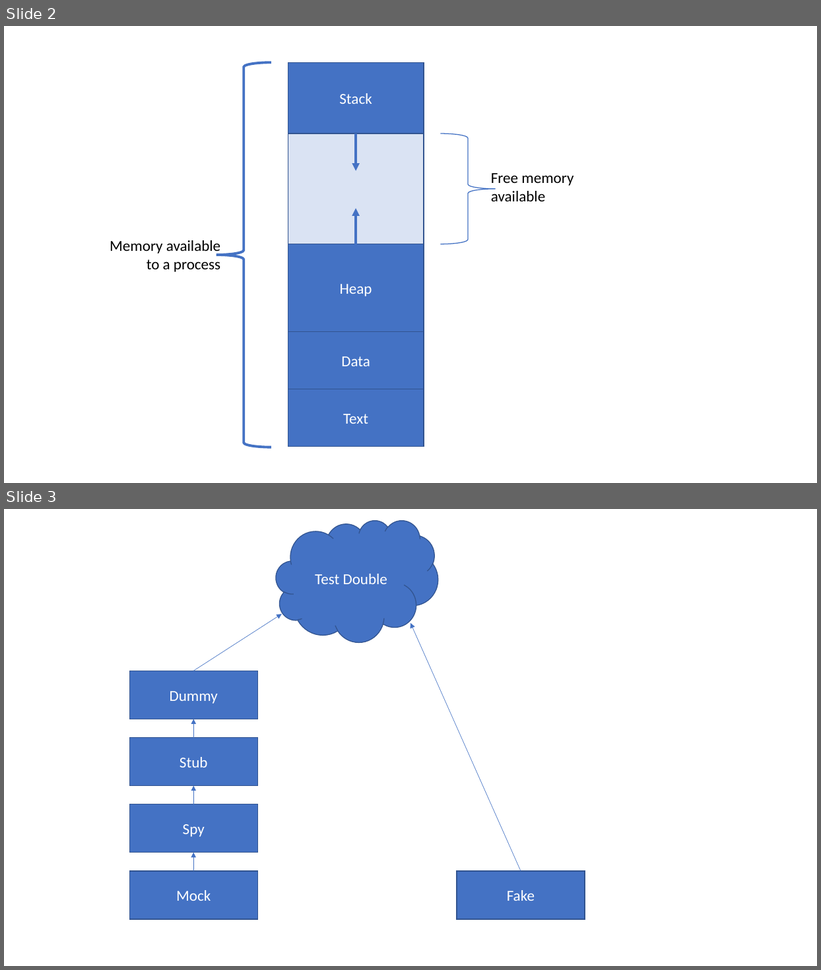
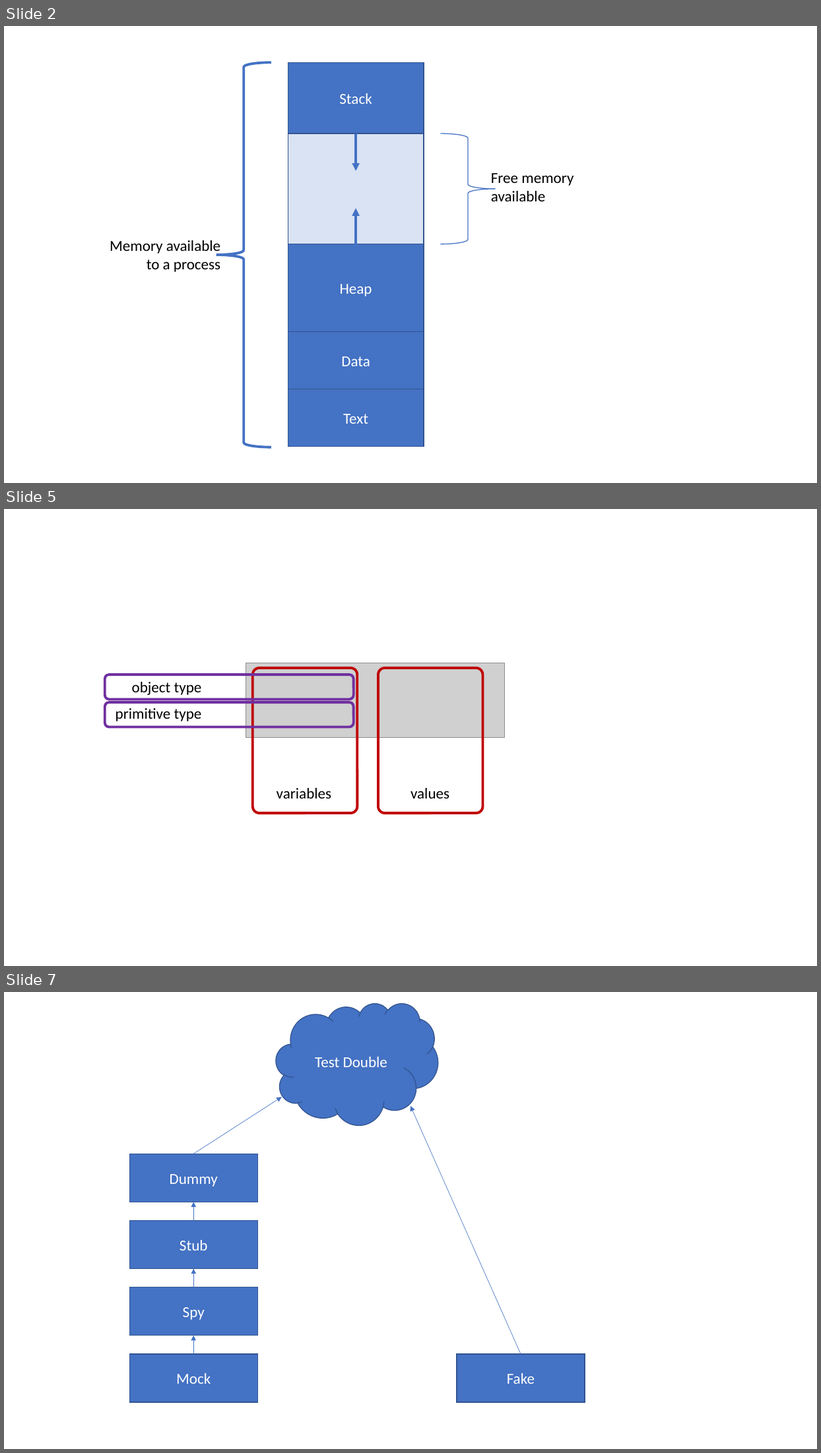
Before and after one commit to albertattard/java-boot-camp, a slide deck: assets/images/Images.pptx. Shown one above the other, each under a label of ours: slides 2 and 3 before the commit, slides 2, 5 and 7 after it; the slides between them are not shown. The pictures are 821x970 and 821x1453 pixels, drawn with LibreOffice and Linux fonts; fonts in the diff are those of the drawing; grey boxes stand for pictures. Boxes give left, top, right and bottom in pixels: in the first picture for what was removed or moved away, otherwise in the second. Text is boxed around its words. In the diff, an @@ line names an element or a change of style, - is before the commit and + after.

```diff
--- a/assets/images/Images.pptx
+++ b/assets/images/Images.pptx
@@ slide 5 added at (x1=4, y1=509, x2=817, y2=966), background #FFFFFF @@
@@ picture added at (x1=246, y1=663, x2=505, y2=738) @@
@@ rounded rectangle added at (x1=104, y1=675, x2=354, y2=699), outline #7030A0 3 pt @@
@@ text added at (x1=132, y1=682, x2=202, y2=695), 18 pt, text #000000 @@
+object type
@@ rounded rectangle added at (x1=253, y1=668, x2=358, y2=813), outline #C00000 3 pt @@
@@ rounded rectangle added at (x1=378, y1=668, x2=483, y2=813), outline #C00000 3 pt @@
@@ rounded rectangle added at (x1=104, y1=702, x2=354, y2=727), outline #7030A0 3 pt @@
@@ text added at (x1=116, y1=708, x2=202, y2=722), 18 pt, text #000000 @@
+primitive type
@@ text added at (x1=277, y1=788, x2=331, y2=799), 18 pt, text #000000 @@
+variables
@@ text added at (x1=411, y1=788, x2=450, y2=799), 18 pt, text #000000 @@
+values
@@ what was slide 3 is now slide 7 @@
```
Also in this commit, not shown: 3 other slides added, 5 other files.
